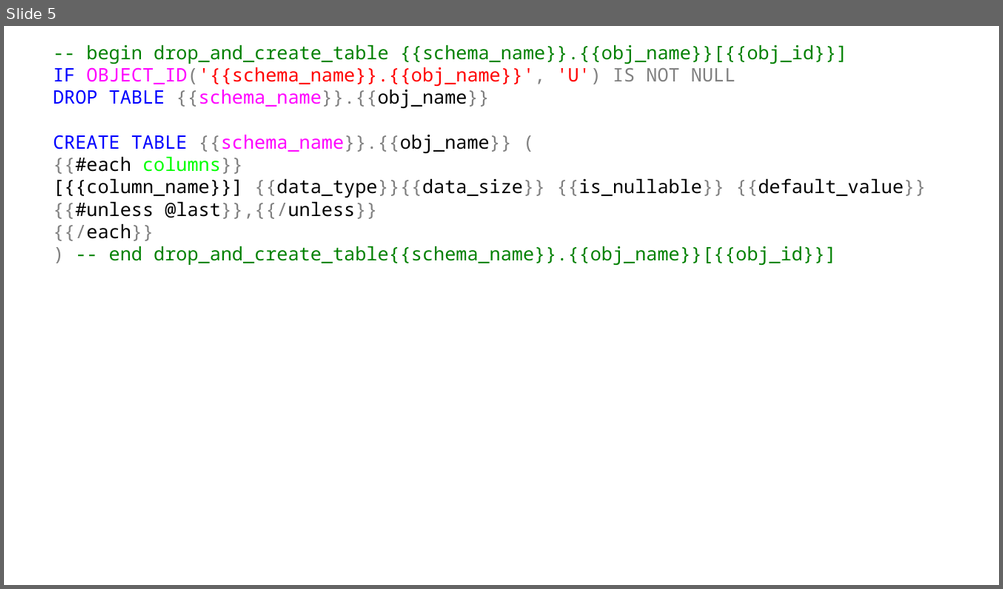
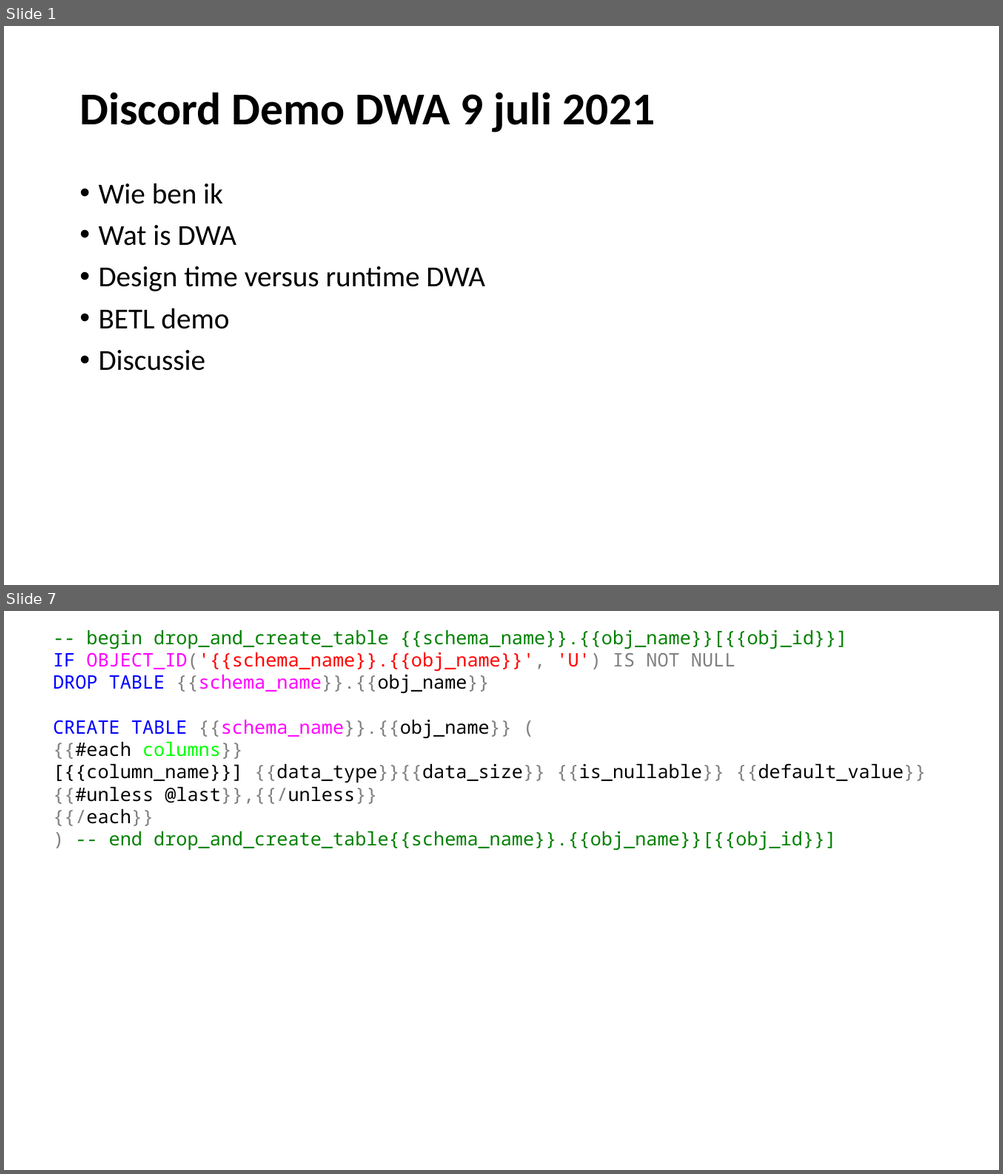
Before and after one commit to basvdberg/BETL, a slide deck: image/betl_architecture.pptx. Shown one above the other, each under a label of ours: slide 5 before the commit, slides 1 and 7 after it; the slides between them are not shown. The pictures are 1003x589 and 1003x1174 pixels, drawn with LibreOffice and Linux fonts; fonts in the diff are those of the drawing. Boxes give left, top, right and bottom in pixels: in the first picture for what was removed or moved away, otherwise in the second. Text is boxed around its words. In the diff, an @@ line names an element or a change of style, - is before the commit and + after.

```diff
--- a/image/betl_architecture.pptx
+++ b/image/betl_architecture.pptx
@@ slide 1 added at (x1=4, y1=26, x2=999, y2=585), background #FFFFFF @@
@@ title added at (x1=79, y1=92, x2=655, y2=133), 44 pt, text #000000, bold @@
+Discord Demo DWA 9 juli 2021
@@ text added at (x1=99, y1=183, x2=485, y2=371), 28 pt, text #000000 @@
+• Wie ben ik
+• Wat is DWA
+• Design time versus runtime DWA
+• BETL demo
+• Discussie
@@ what was slide 5 is now slide 7 @@
```
Also in this commit, not shown: 3 slides changed, 6 other slides added, 1 slide removed, 26 other files.
